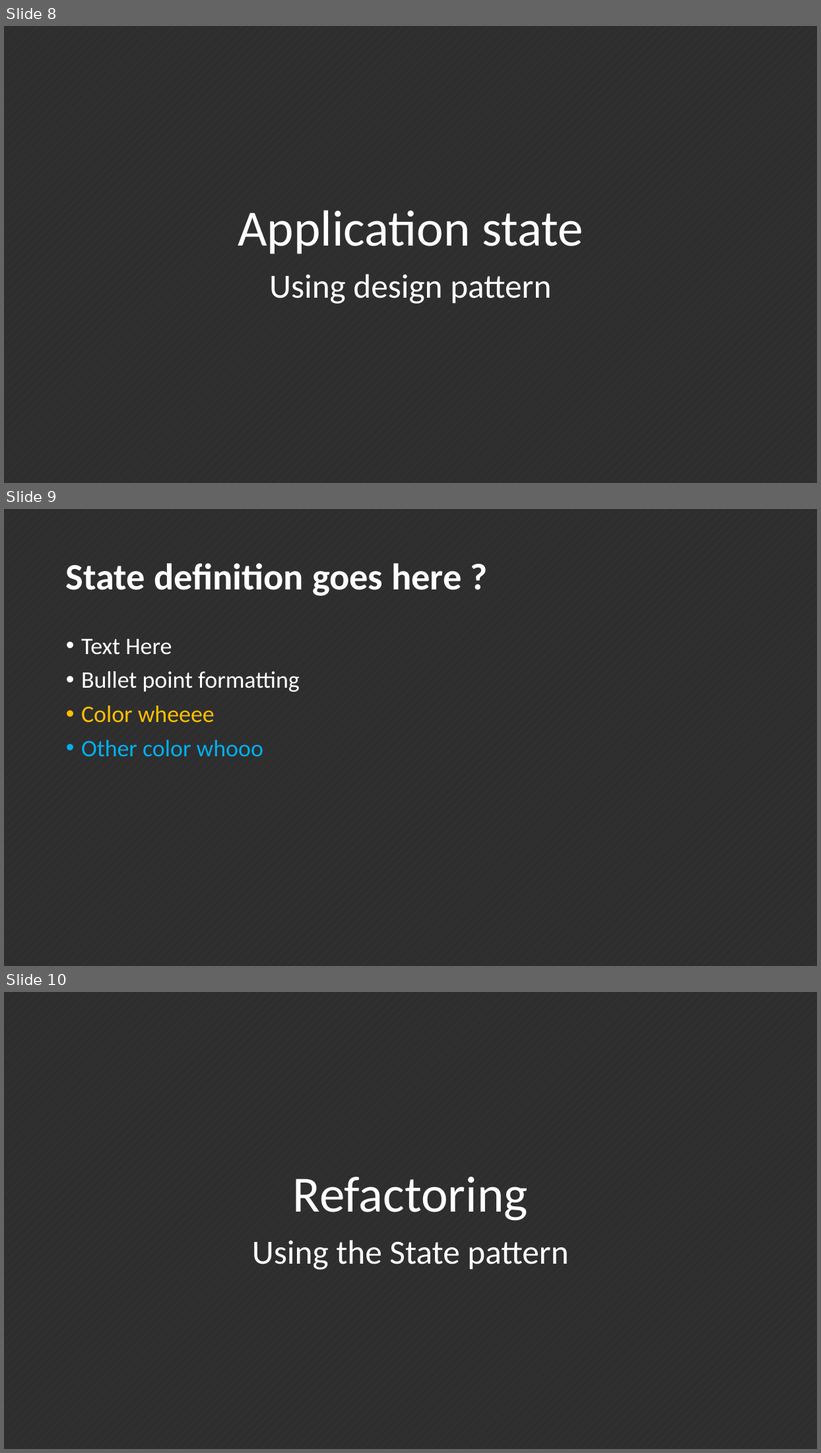
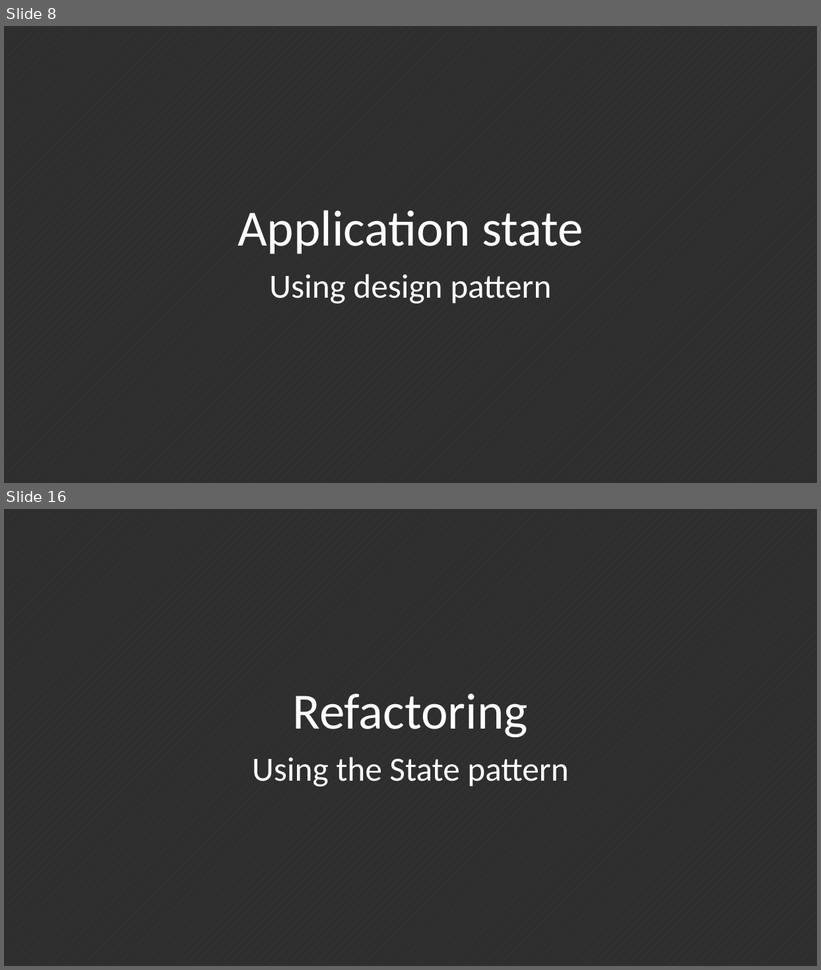
Before and after one commit to ahorguelin/thanks_microsoft, a slide deck: Design Patterns.pptx. Shown one above the other, each under a label of ours: slides 8, 9 and 10 before the commit, slides 8 and 16 after it; the slides between them are not shown. The pictures are 821x1453 and 821x970 pixels, drawn with LibreOffice and Linux fonts; fonts in the diff are those of the drawing. Boxes give left, top, right and bottom in pixels: in the first picture for what was removed or moved away, otherwise in the second. Text is boxed around its words. In the diff, an @@ line names an element or a change of style, - is before the commit and + after.

```diff
--- a/Design Patterns.pptx
+++ b/Design Patterns.pptx
@@ slide 9 removed at bbox=[4, 509, 817, 966], background pattern #404040 on #2E2E2E @@
@@ title removed at bbox=[66, 563, 462, 596] @@
-State definition goes here ?
@@ text removed at bbox=[81, 639, 300, 757] @@
-• Text Here
-• Bullet point formatting
-• Color wheeee
-• Other color whooo
@@ what was slide 10 is now slide 16 @@
```
Also in this commit, not shown: 7 slides added.
